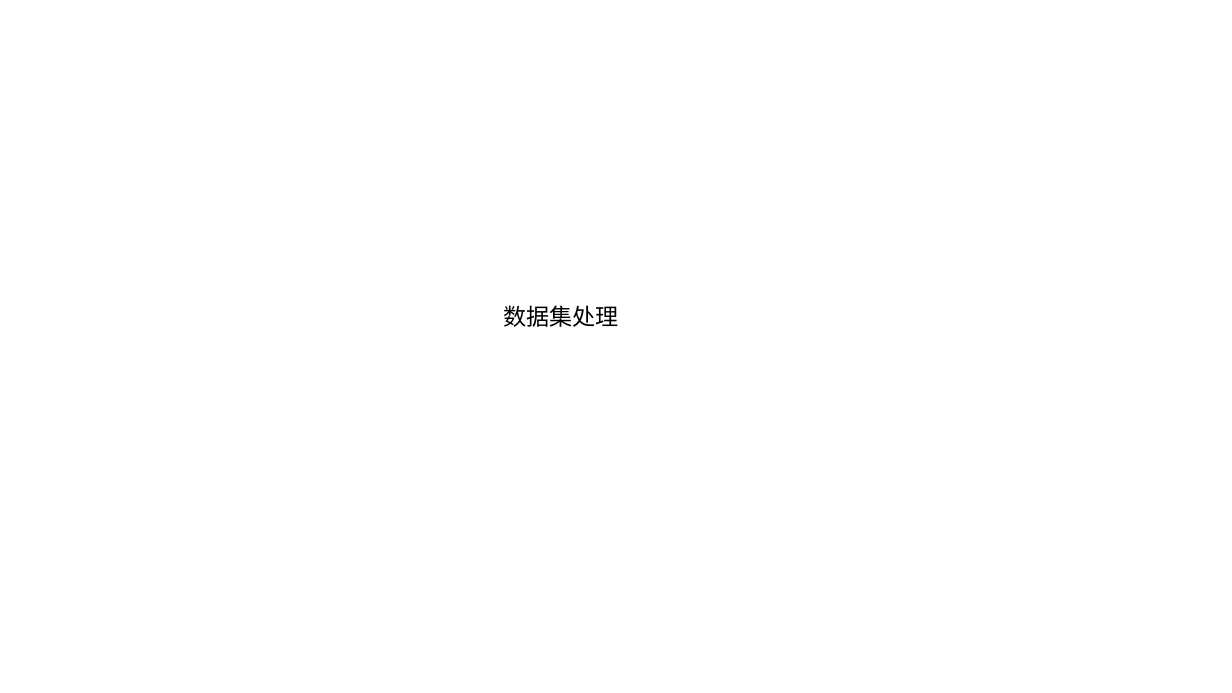
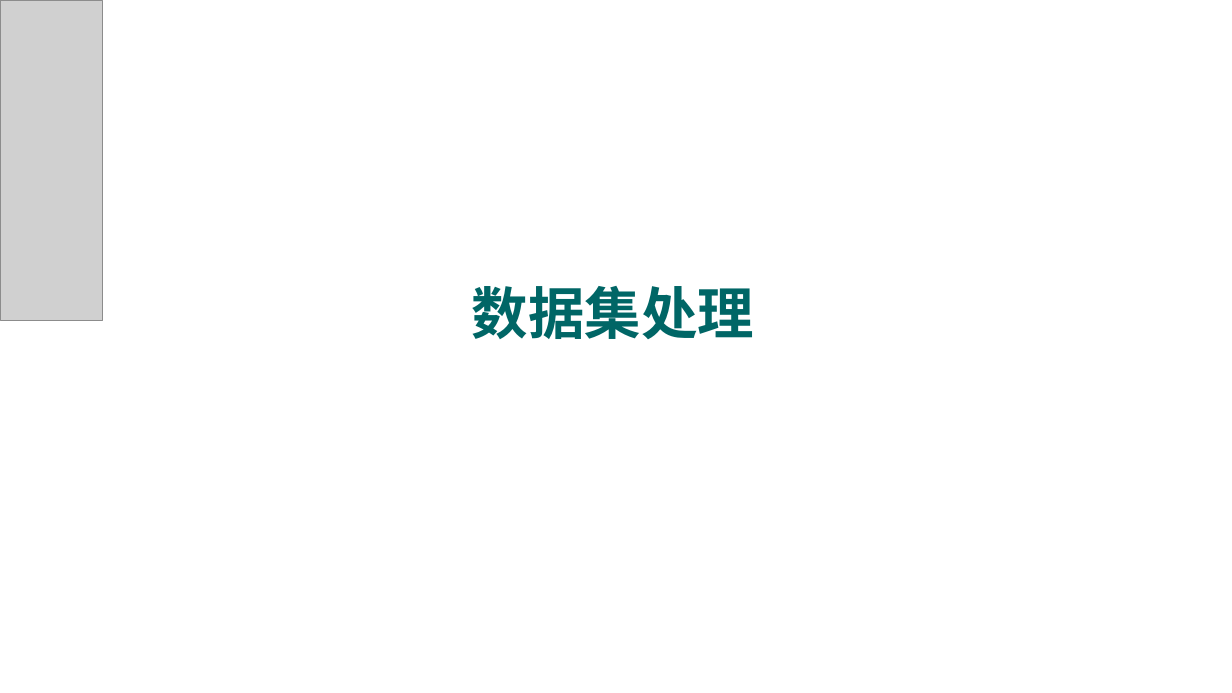
Before and after one commit to 1274085042/VehicleDetection, a slide deck: slide 3 of example/车辆检测.pptx (slide 1 before the commit). Drawn at 1232x693 pixels with LibreOffice and Linux fonts; fonts in the diff are those of the drawing; grey boxes stand for pictures. Boxes give left, top, right and bottom in pixels: in the first picture for what was removed or moved away, otherwise in the second. Text is boxed around its words. In the diff, an @@ line names an element or a change of style, - is before the commit and + after.

```diff
--- a/example/车辆检测.pptx
+++ b/example/车辆检测.pptx
@@ picture added at [0, 0, 102, 321] @@
@@ text "数据集处理": place and size @@
-text "数据集处理" at [503, 305, 618, 327]
+text "数据集处理" at [472, 286, 754, 339]
@@ text "数据集处理" at [472, 286, 754, 339]: size 18 to 44 pt, font Noto Sans CJK SC to Arial, text colour #000000 to #006666, bold on @@
```
Also in this commit, not shown: 2 other slides changed, 14 slides added, 4 slides removed, 36 other files.
